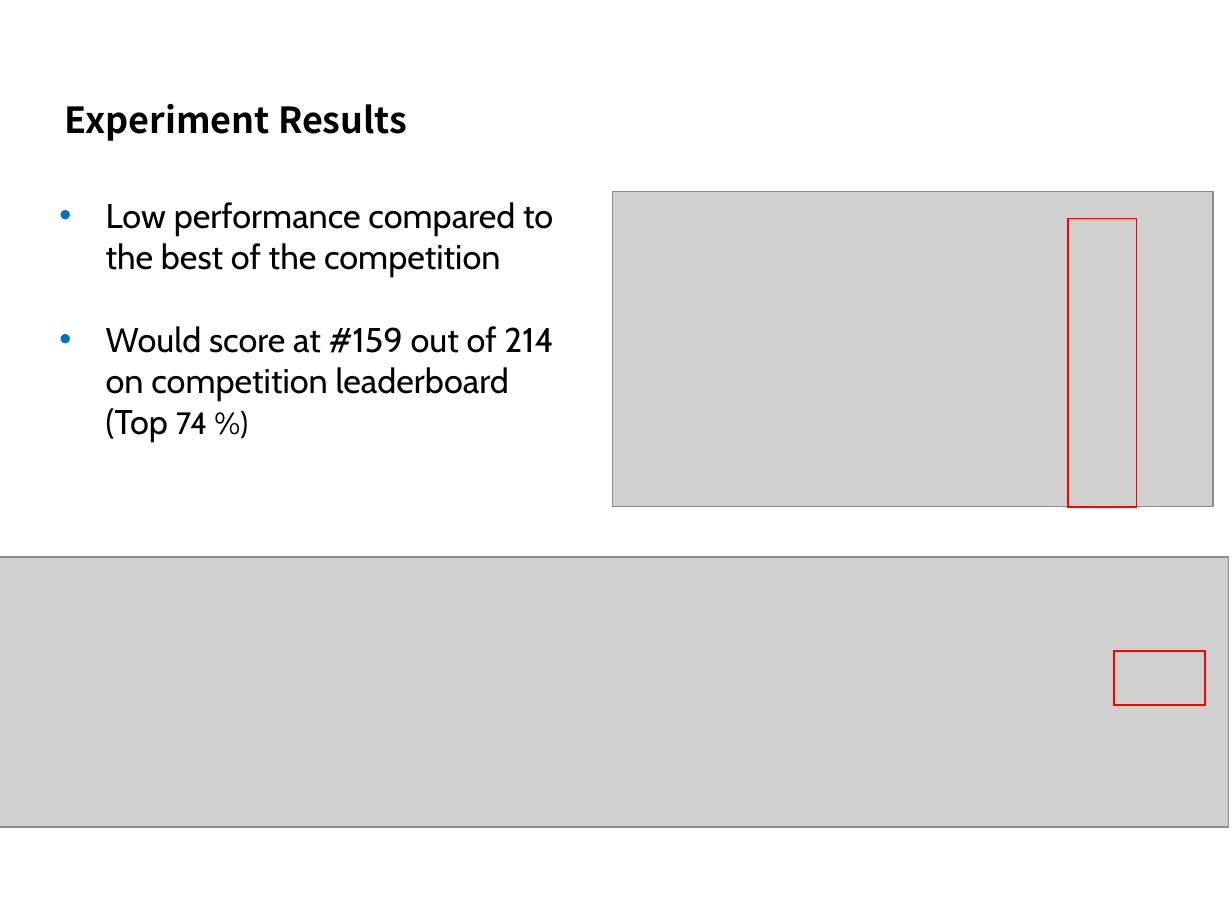
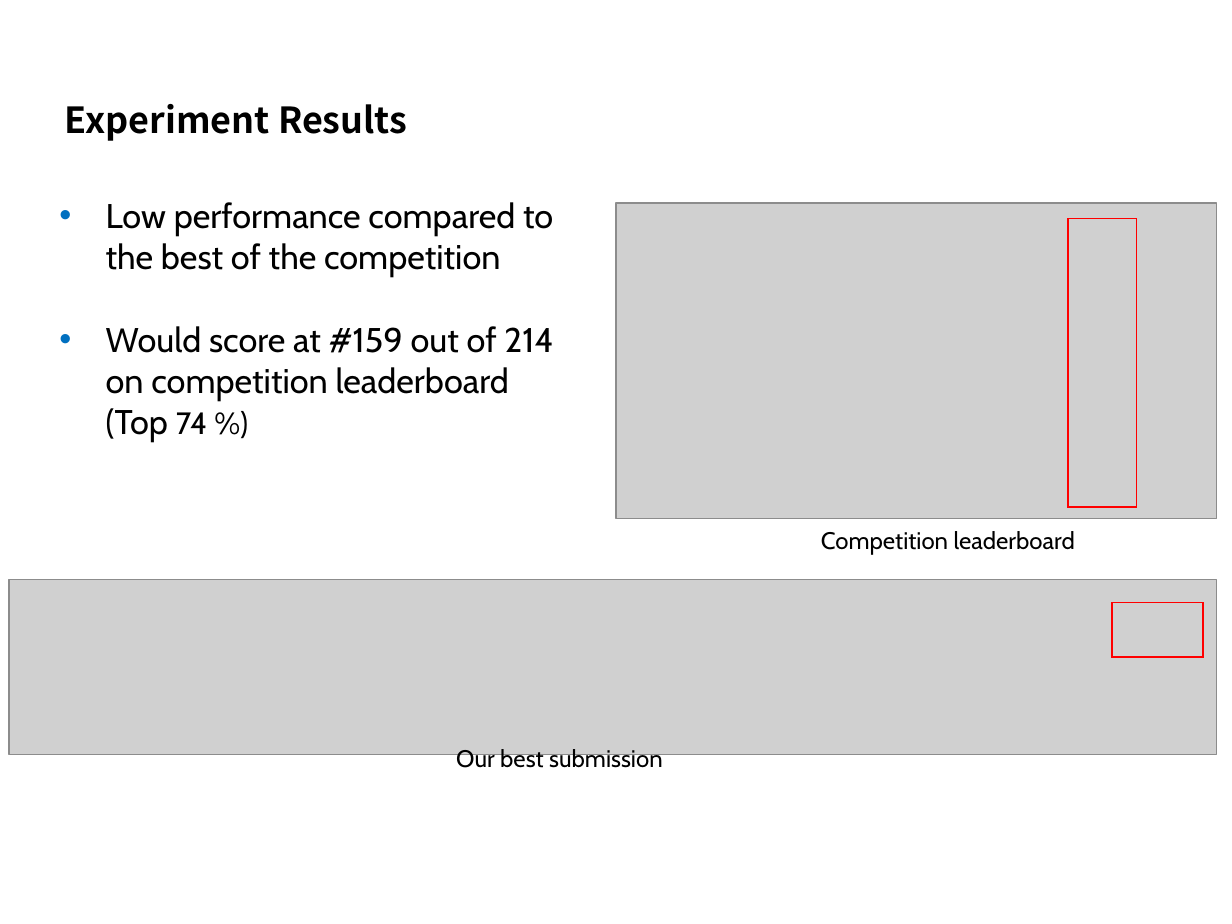
Before and after one commit to kimbold/VRDL_2019, a slide deck: slide 9 of Final project/Final_presentation.pptx. Drawn at 1232x924 pixels with LibreOffice and Linux fonts; fonts in the diff are those of the drawing; grey boxes stand for pictures; background and template pictures are left out. Boxes give left, top, right and bottom in pixels: in the first picture for what was removed or moved away, otherwise in the second. Text is boxed around its words. In the diff, an @@ line names an element or a change of style, - is before the commit and + after.

Commit message:
Updated with better performance

```diff
--- a/Final project/Final_presentation.pptx
+++ b/Final project/Final_presentation.pptx
@@ picture: place and size @@
-picture at [612, 191, 1214, 506]
+picture at [616, 203, 1217, 519]
@@ text added at [821, 531, 1075, 555], 14 pt, text #000000 @@
+Competition leaderboard
@@ picture: place and size @@
-picture at [0, 557, 1228, 827]
+picture at [9, 580, 1216, 755]
@@ rectangle: place and size @@
-rectangle at [1115, 650, 1206, 705]
+rectangle at [1112, 602, 1204, 657]
@@ text added at [456, 749, 662, 773], 14 pt, text #000000 @@
+Our best submission
```
